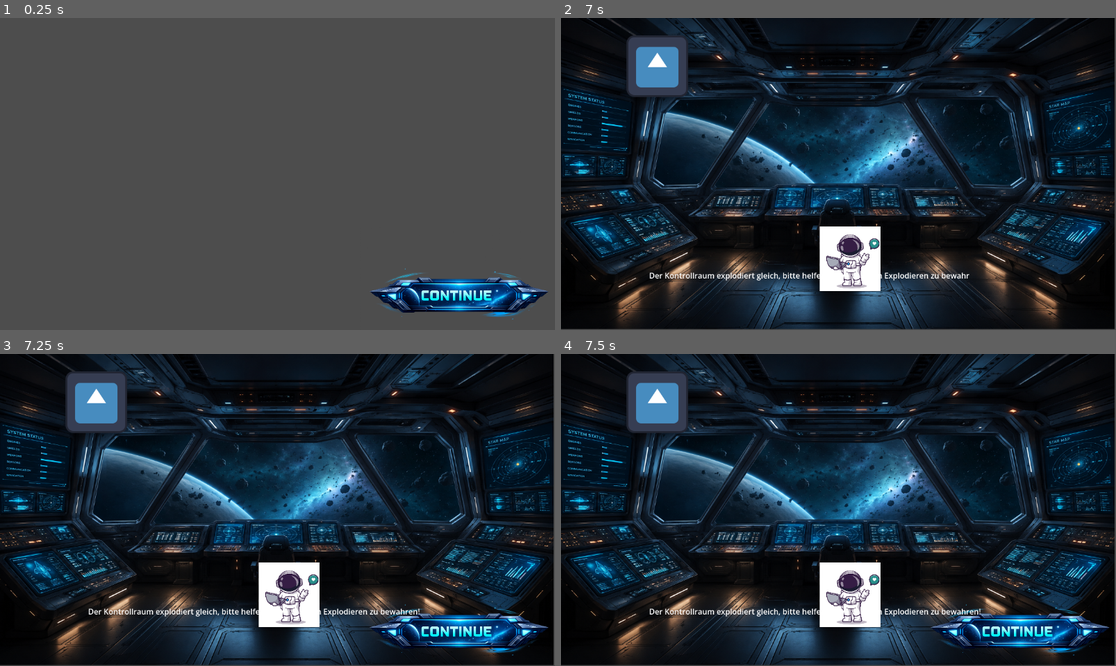
Above: before the commit, frames 1-4 (two rows, left to right).
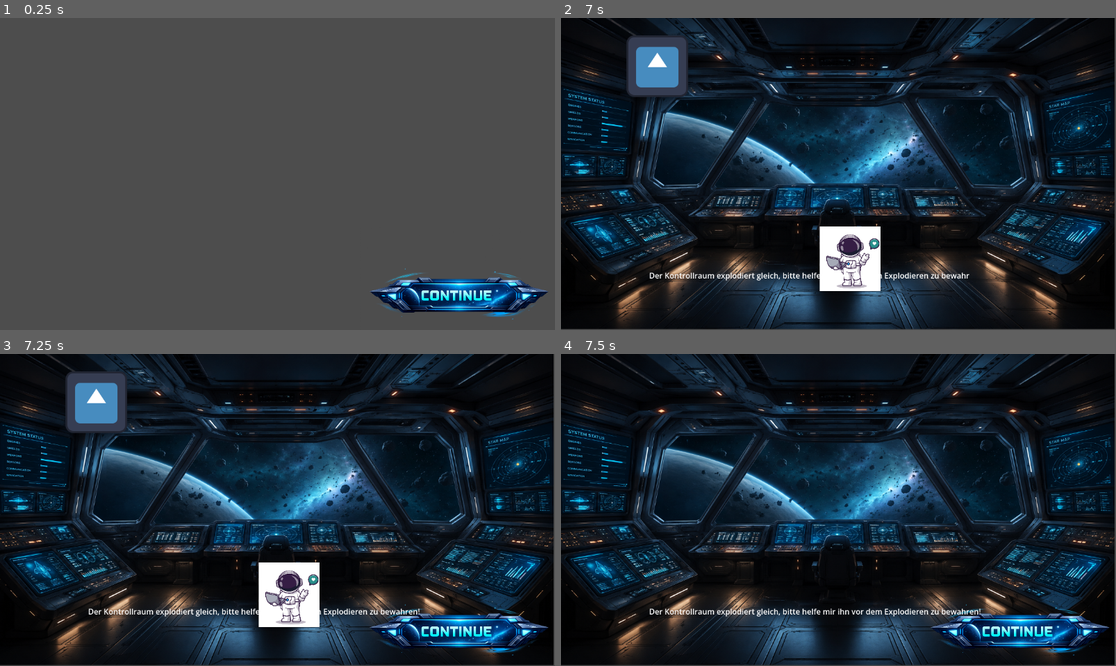
Above: after the commit, the same moments.

Repository: DanilLvov/GamificationTool
Game: Godot game, scene res://Scenes/cutscene.tscn
The game is run twice, just before and just after one commit, with the same random seed, the same clock (stepped at 60 frames per second) and the same inputs.
Inputs (mouse positions are in pixels of both pictures, inside the frame that each line leads up to):
- Up to frame 1 (0.25 s): no input
- Up to frame 2 (7 s): click (1021, 298) at 0.5 s; click (1021, 298) at 1.25 s; tap Enter at 3.5 s
- Up to frame 3 (7.25 s): no input
- Up to frame 4 (7.5 s): click (1021, 634) at 7.25 s

Frames 1-3 are identical in both runs. In frame 4, 4.3% of the frame differs, in the area x 11-58%, y 5-88%.

Commit message:
Add animation object handling

Diff:
--- a/Database/cutscenes.json
+++ b/Database/cutscenes.json
@@ -36,19 +36,13 @@
             "objects": [
                 {
                     "id": 0,
-                    "name": "",
-                    "path": "",
-                    "position": "",
-                    "hasAnimation": true,
-                    "animationId": 0
-                },
-                {
-                    "id": 1,
-                    "name": "",
-                    "path": "",
-                    "position": "",
-                    "hasAnimation": false,
-                    "animationId": null
+                    "name": "Astronaut",
+                    "path": "res://Assets/Objects/Astronaut.png",
+                    "position_x": 200,
+                    "position_y": 300,
+                    "scale": 0.2,
+                    "hasAnimation": true,
+                    "animationId": 0
                 }
             ]
         },
@@ -62,15 +56,15 @@
                     "id": 0,
                     "name": "",
                     "path": "",
-                    "position": "",
-                    "hasAnimation": true,
-                    "animationId": 0
-                },
-                {
-                    "id": 1,
-                    "name": "",
-                    "path": "",
-                    "position": "",
+                    "position": "0",
+                    "hasAnimation": true,
+                    "animationId": 0
+                },
+                {
+                    "id": 1,
+                    "name": "",
+                    "path": "",
+                    "position": "0",
                     "hasAnimation": false,
                     "animationId": null
                 }
@@ -86,15 +80,15 @@
                     "id": 0,
                     "name": "",
                     "path": "",
-                    "position": "",
-                    "hasAnimation": true,
-                    "animationId": 0
-                },
-                {
-                    "id": 1,
-                    "name": "",
-                    "path": "",
-                    "position": "",
+                    "position": "0",
+                    "hasAnimation": true,
+                    "animationId": 0
+                },
+                {
+                    "id": 1,
+                    "name": "",
+                    "path": "",
+                    "position": "0",
                     "hasAnimation": false,
                     "animationId": null
                 }
@@ -110,15 +104,15 @@
                     "id": 0,
                     "name": "",
                     "path": "",
-                    "position": "",
-                    "hasAnimation": true,
-                    "animationId": 0
-                },
-                {
-                    "id": 1,
-                    "name": "",
-                    "path": "",
-                    "position": "",
+                    "position": "0",
+                    "hasAnimation": true,
+                    "animationId": 0
+                },
+                {
+                    "id": 1,
+                    "name": "",
+                    "path": "",
+                    "position": "0",
                     "hasAnimation": false,
                     "animationId": null
                 }
@@ -134,15 +128,15 @@
                     "id": 0,
                     "name": "",
                     "path": "",
-                    "position": "",
-                    "hasAnimation": true,
-                    "animationId": 0
-                },
-                {
-                    "id": 1,
-                    "name": "",
-                    "path": "",
-                    "position": "",
+                    "position": "0",
+                    "hasAnimation": true,
+                    "animationId": 0
+                },
+                {
+                    "id": 1,
+                    "name": "",
+                    "path": "",
+                    "position": "0",
                     "hasAnimation": false,
                     "animationId": null
                 }
@@ -158,15 +152,15 @@
                     "id": 0,
                     "name": "",
                     "path": "",
-                    "position": "",
-                    "hasAnimation": true,
-                    "animationId": 0
-                },
-                {
-                    "id": 1,
-                    "name": "",
-                    "path": "",
-                    "position": "",
+                    "position": "0",
+                    "hasAnimation": true,
+                    "animationId": 0
+                },
+                {
+                    "id": 1,
+                    "name": "",
+                    "path": "",
+                    "position": "0",
                     "hasAnimation": false,
                     "animationId": null
                 }
@@ -182,15 +176,15 @@
                     "id": 0,
                     "name": "",
                     "path": "",
-                    "position": "",
-                    "hasAnimation": true,
-                    "animationId": 0
-                },
-                {
-                    "id": 1,
-                    "name": "",
-                    "path": "",
-                    "position": "",
+                    "position": "0",
+                    "hasAnimation": true,
+                    "animationId": 0
+                },
+                {
+                    "id": 1,
+                    "name": "",
+                    "path": "",
+                    "position": "0",
                     "hasAnimation": false,
                     "animationId": null
                 }
@@ -206,15 +200,15 @@
                     "id": 0,
                     "name": "",
                     "path": "",
-                    "position": "",
-                    "hasAnimation": true,
-                    "animationId": 0
-                },
-                {
-                    "id": 1,
-                    "name": "",
-                    "path": "",
-                    "position": "",
+                    "position": "0",
+                    "hasAnimation": true,
+                    "animationId": 0
+                },
+                {
+                    "id": 1,
+                    "name": "",
+                    "path": "",
+                    "position": "0",
                     "hasAnimation": false,
                     "animationId": null
                 }
@@ -230,15 +224,15 @@
                     "id": 0,
                     "name": "",
                     "path": "",
-                    "position": "",
-                    "hasAnimation": true,
-                    "animationId": 0
-                },
-                {
-                    "id": 1,
-                    "name": "",
-                    "path": "",
-                    "position": "",
+                    "position": "0",
+                    "hasAnimation": true,
+                    "animationId": 0
+                },
+                {
+                    "id": 1,
+                    "name": "",
+                    "path": "",
+                    "position": "0",
                     "hasAnimation": false,
                     "animationId": null
                 }
@@ -254,15 +248,15 @@
                     "id": 0,
                     "name": "",
                     "path": "",
-                    "position": "",
-                    "hasAnimation": true,
-                    "animationId": 0
-                },
-                {
-                    "id": 1,
-                    "name": "",
-                    "path": "",
-                    "position": "",
+                    "position": "0",
+                    "hasAnimation": true,
+                    "animationId": 0
+                },
+                {
+                    "id": 1,
+                    "name": "",
+                    "path": "",
+                    "position": "0",
                     "hasAnimation": false,
                     "animationId": null
                 }
--- a/Scripts/cutscene.gd
+++ b/Scripts/cutscene.gd
@@ -14,6 +14,8 @@
 var _background
 var _subtitles
 var _continue
+var _animation_objects
+var _ui_elements
 
 
 var current_cutscene = {
@@ -33,6 +35,8 @@
 	_background = $Background
 	_subtitles = $UiElements/Subtitles
 	_continue = $UiElements/ContinueTextureButton
+	_animation_objects = $AnimationObjects
+	_ui_elements = $UiElements
 
 	get_current_cutscene()
 
@@ -76,6 +80,9 @@
 
 		_continue.visible = false
 
+		for child in _animation_objects.get_children():
+			child.queue_free()
+
 		get_current_cutscene()
 
 		if is_current_scene_cutscene:
@@ -86,13 +93,14 @@
 	_background.texture = load(current_cutscene["background_image_path"])
 
 	var objects = current_cutscene["objects"]
+
 	for object in objects:
 		var animation_object = Sprite2D.new()
 		animation_object.name = object["name"]
 		animation_object.texture = load(object["path"])
 		animation_object.global_position = Vector2(object["position_x"], object["position_y"])
 		animation_object.scale = Vector2(object["scale"], object["scale"])
-		add_child(animation_object)
+		_animation_objects.add_child(animation_object)
 
 
 	var characters = current_cutscene["subtitles"].split()
